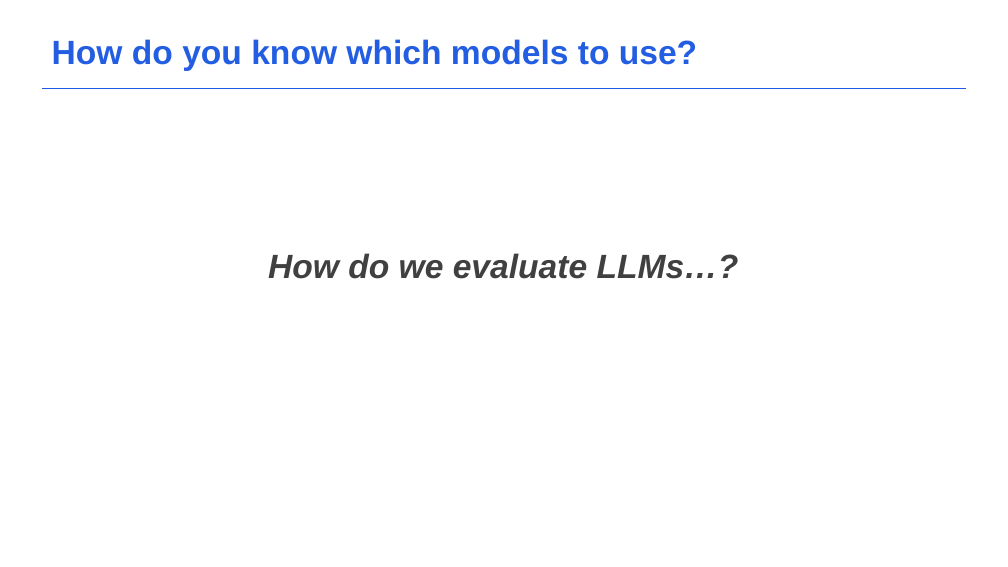
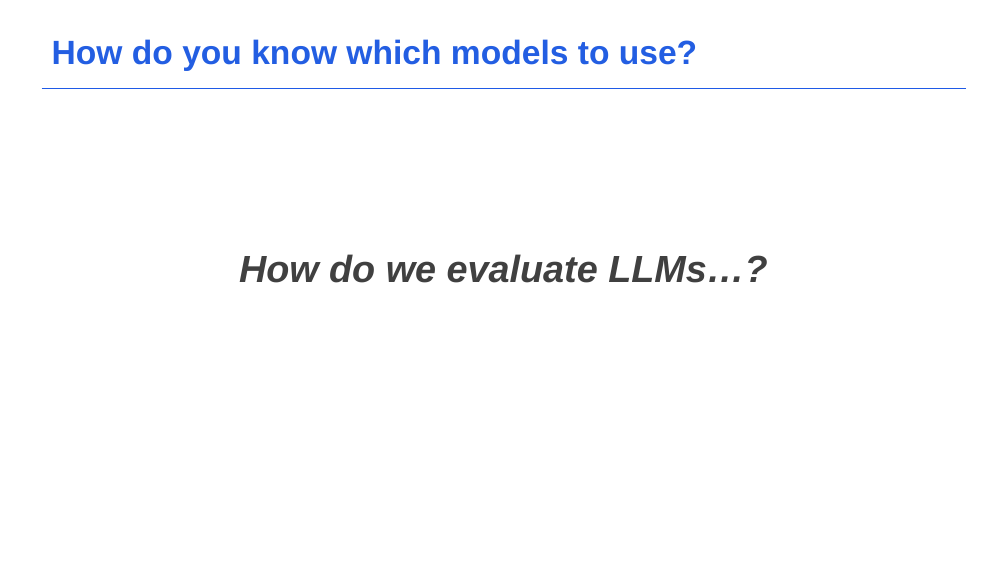
Before and after one commit to acceleratescience/large-language-models, a slide deck: slide 3 of Slides/4_SMLandQuantization.pptx. Drawn at 1008x567 pixels with LibreOffice and Linux fonts; fonts in the diff are those of the drawing; background and template pictures are left out. Boxes give left, top, right and bottom in pixels: in the first picture for what was removed or moved away, otherwise in the second. Text is boxed around its words. In the diff, an @@ line names an element or a change of style, - is before the commit and + after.

```diff
--- a/Slides/4_SMLandQuantization.pptx
+++ b/Slides/4_SMLandQuantization.pptx
@@ text "How do we evaluate LLMs…?" at box(239, 254, 767, 283): size 32 to 36 pt @@
```
Also in this commit, not shown: 1 other slide changed, 1 slide added, 1 slide removed, 3 other files.
